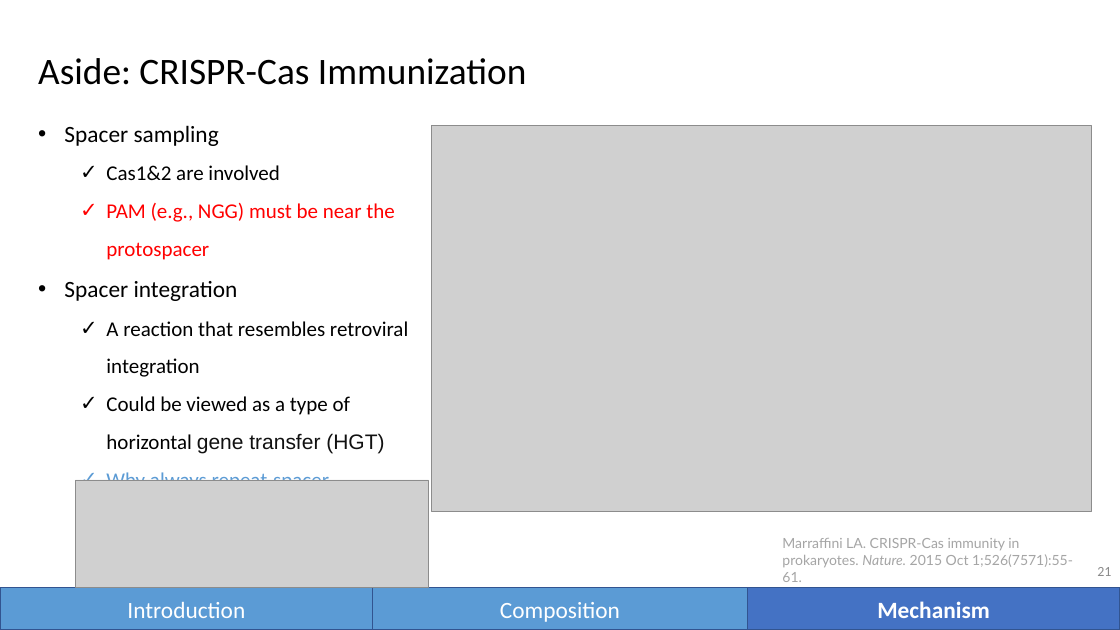
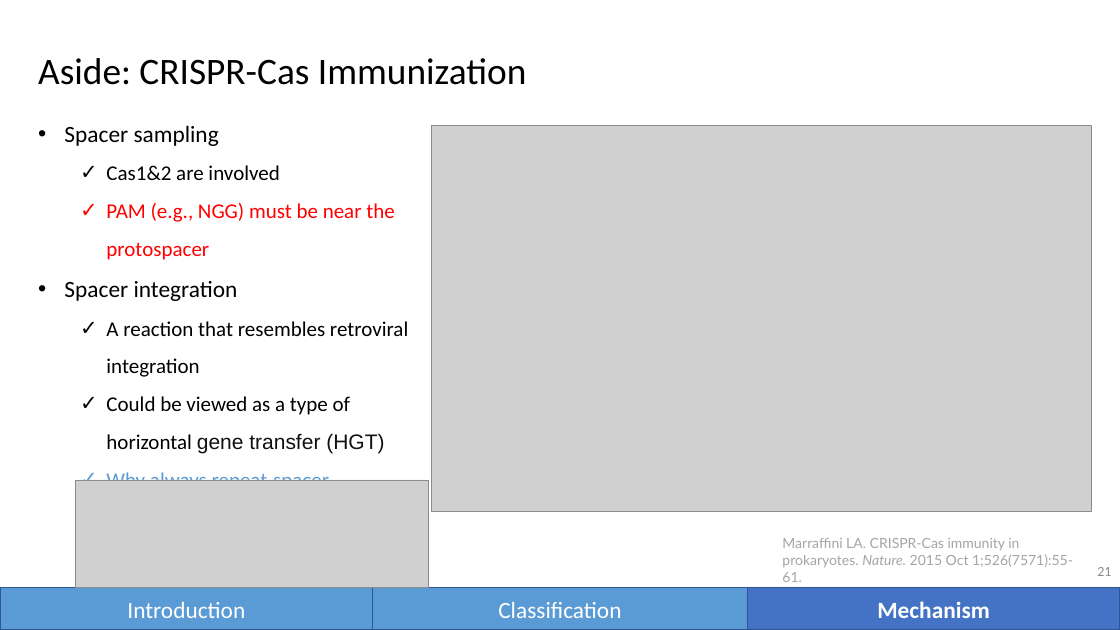
Before and after one commit to vwOvOwv/PKU-Undergraduate-Course, a slide deck: slide 21 of 遗传学讨论 (Seminar on Genetics)/topic4_genome_editing.pptx. Drawn at 1120x630 pixels with LibreOffice and Linux fonts; fonts in the diff are those of the drawing; grey boxes stand for pictures. Boxes give left, top, right and bottom in pixels: in the first picture for what was removed or moved away, otherwise in the second. Text is boxed around its words. In the diff, an @@ line names an element or a change of style, - is before the commit and + after.

```diff
--- a/遗传学讨论 (Seminar on Genetics)/topic4_genome_editing.pptx
+++ b/遗传学讨论 (Seminar on Genetics)/topic4_genome_editing.pptx
@@ text in rectangle at (498,602,621,618): text changed @@
-Composition
+Classification
```
Also in this commit, not shown: 14 other slides changed.
